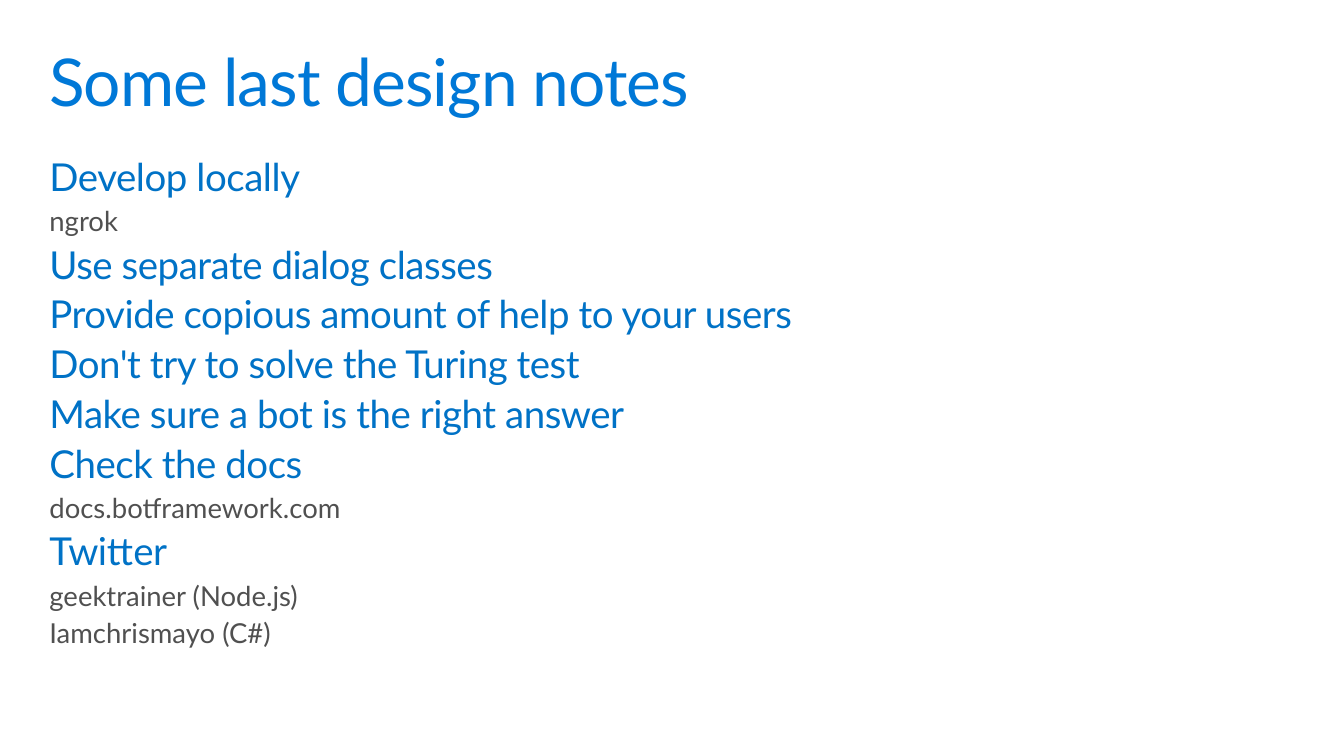
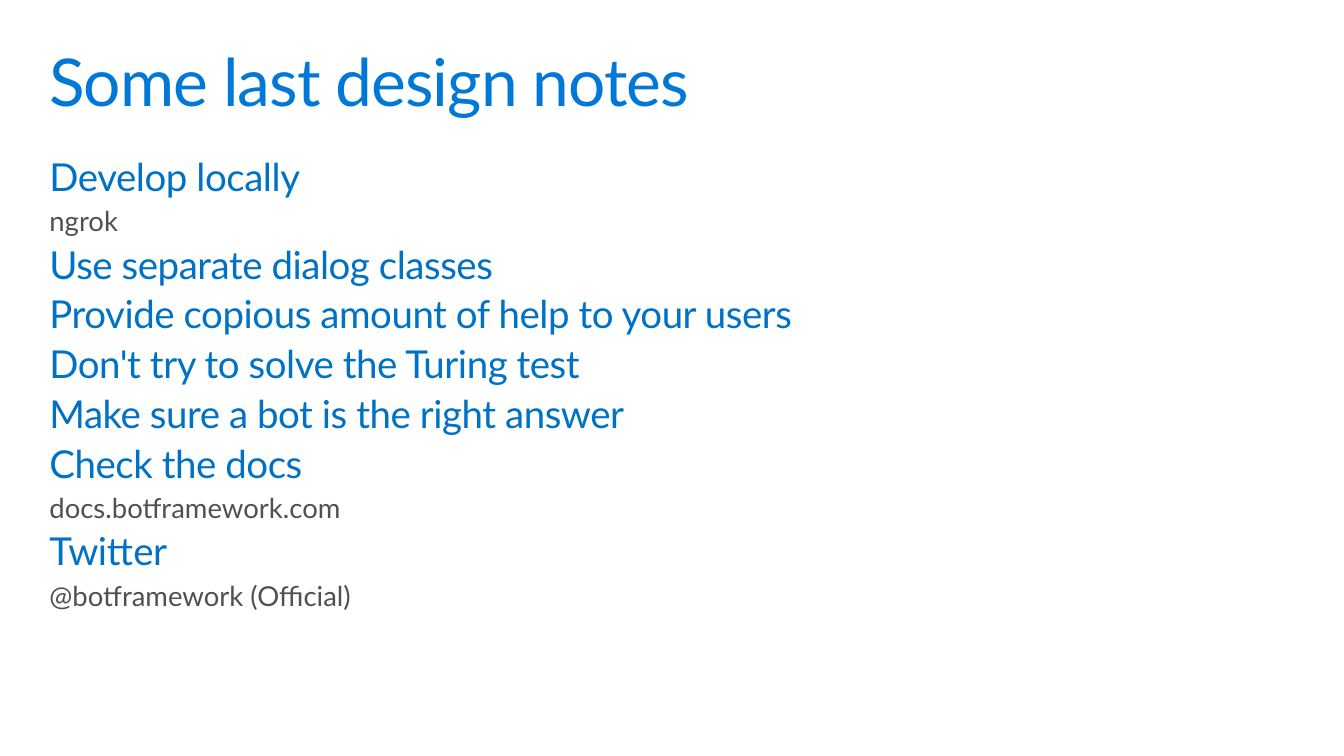
Before and after one commit to MissionMarsFourthHorizon/operation-max, a slide deck: slide 12 of Slides/8 - Backchannel.pptx. Drawn at 1344x756 pixels with LibreOffice and Linux fonts; fonts in the diff are those of the drawing. Boxes give left, top, right and bottom in pixels: in the first picture for what was removed or moved away, otherwise in the second. Text is boxed around its words. In the diff, an @@ line names an element or a change of style, - is before the commit and + after.

Commit message:
Slide updates

```diff
--- a/Slides/8 - Backchannel.pptx
+++ b/Slides/8 - Backchannel.pptx
@@ text at [49,585,350,610]: text changed @@
-  geektrainer (Node.js)
-  Iamchrismayo (C#)
+  @botframework (Official)
```
Also in this commit, not shown: 1 other file.
